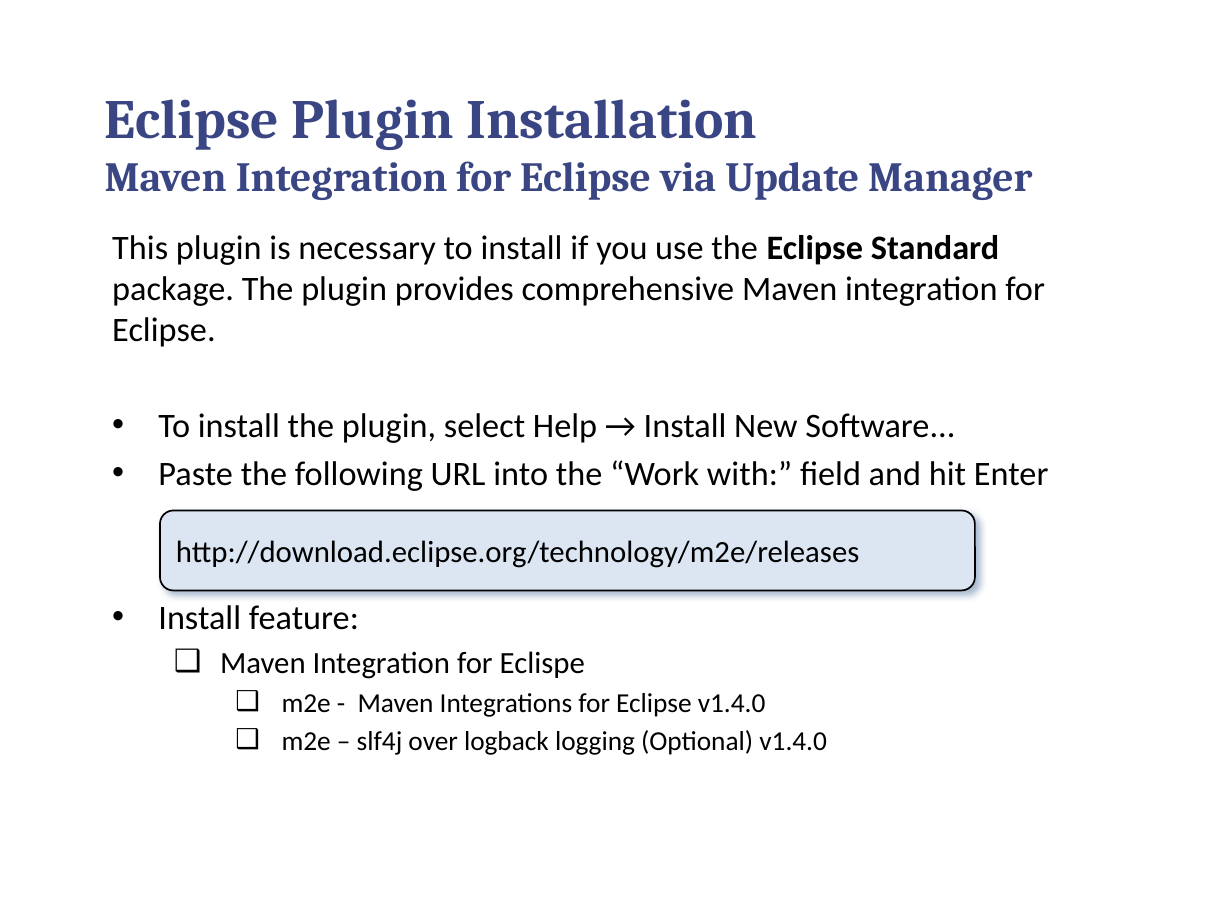
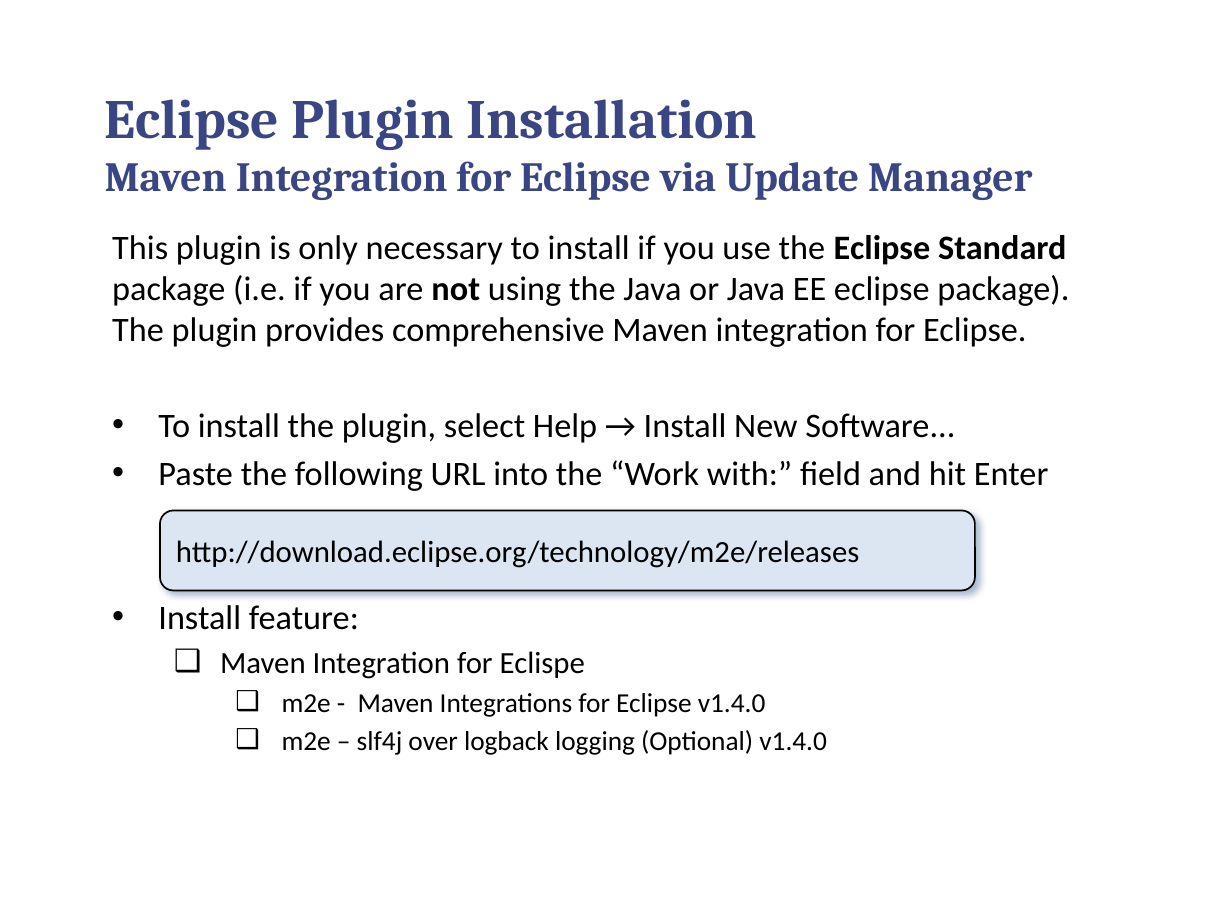
Before and after one commit to callistaenterprise/groovy-tdd-cadec, a slide deck: slide 10 of docs/groovy-tdd-installation.pptx. Drawn at 1232x924 pixels with LibreOffice and Linux fonts; fonts in the diff are those of the drawing; background and template pictures are left out. Boxes give left, top, right and bottom in pixels: in the first picture for what was removed or moved away, otherwise in the second. Text is boxed around its words. In the diff, an @@ line names an element or a change of style, - is before the commit and + after.

```diff
--- a/docs/groovy-tdd-installation.pptx
+++ b/docs/groovy-tdd-installation.pptx
@@ text at box(112, 235, 1069, 347): text changed @@
-This plugin is necessary to install if you use the Eclipse Standard package. The plugin provides comprehensive Maven integration for Eclipse.
+This plugin is only necessary to install if you use the Eclipse Standard package (i.e. if you are not using the Java or Java EE eclipse package). The plugin provides comprehensive Maven integration for Eclipse.
```
Also in this commit, not shown: 2 other slides changed, 2 slides removed, 1 other file.
